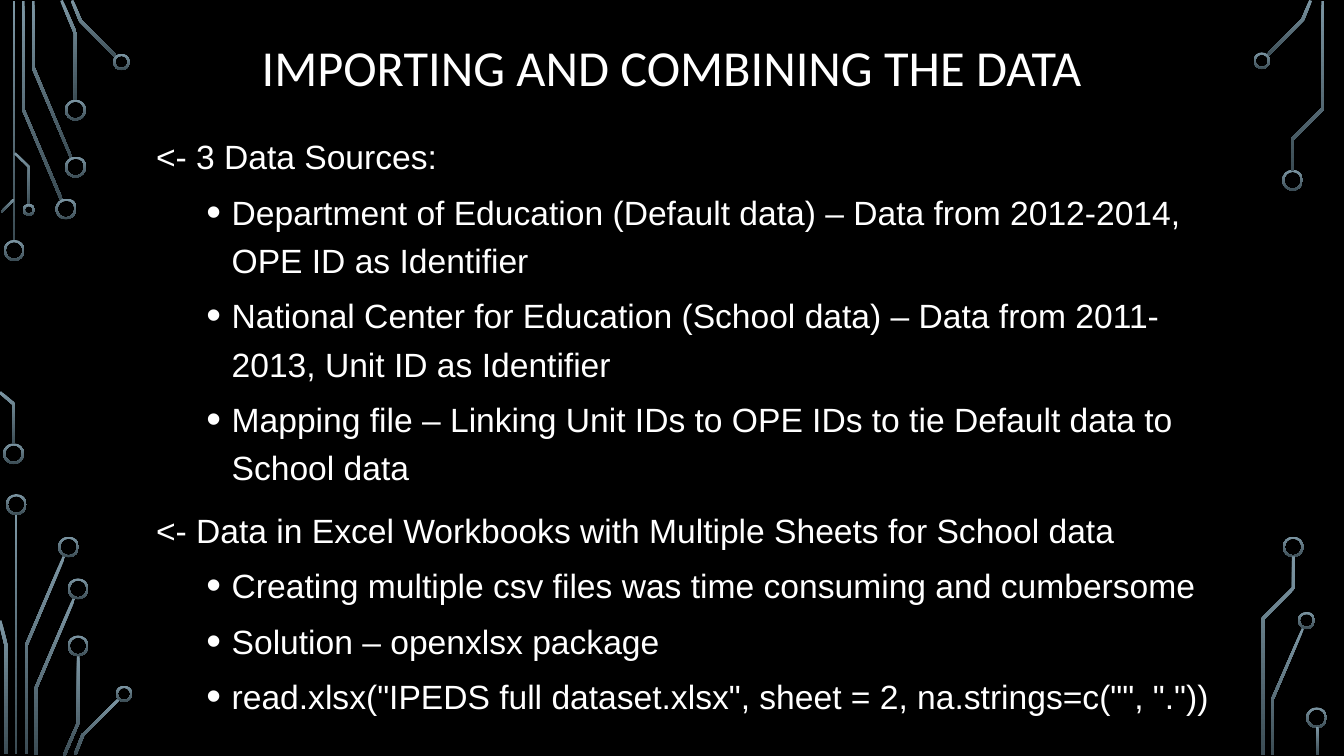
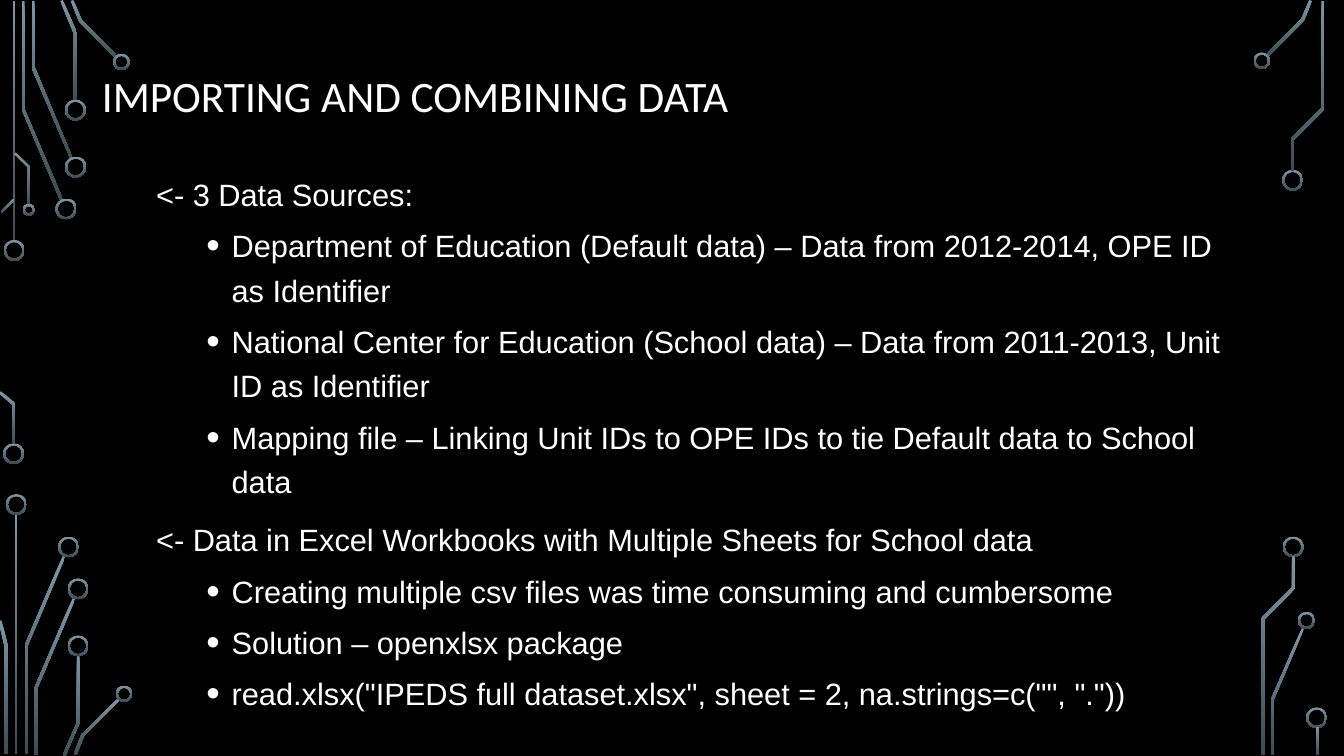
Before and after one commit to matt-pelham/rgang, a slide deck: slide 5 of Default Data Group Project - final version.pptx. Drawn at 1344x756 pixels with LibreOffice and Linux fonts; fonts in the diff are those of the drawing; background and template pictures are left out. Boxes give left, top, right and bottom in pixels: in the first picture for what was removed or moved away, otherwise in the second. Text is boxed around its words. In the diff, an @@ line names an element or a change of style, - is before the commit and + after.

```diff
--- a/Default Data Group Project - final version.pptx
+++ b/Default Data Group Project - final version.pptx
@@ text "IMPORTING AND COMBINING DATA" at <box>102,84,729,113</box>: vertical alignment middle to top @@
@@ text at <box>102,84,729,113</box>: text changed; size 36 to 31 pt @@
-IMPORTING AND COMBINING THE DATA
+IMPORTING AND COMBINING DATA
@@ text "<- 3 Data Sources:": place and size @@
-text "<- 3 Data Sources:" at <box>196,145,1195,716</box>
+text "<- 3 Data Sources:" at <box>193,184,1220,711</box>
@@ text "<- 3 Data Sources:" at <box>193,184,1220,711</box>: size 24 to 22 pt @@
```
Also in this commit, not shown: 15 other slides changed.
